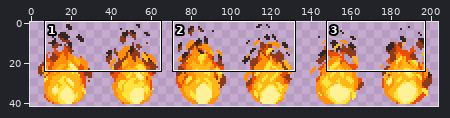
A sprite sheet gets an edit: data/textures/decorations/character_on_flames.png. The picture above shows the old version from afar; the outline marks the close-up.
Close-up. Before the commit:
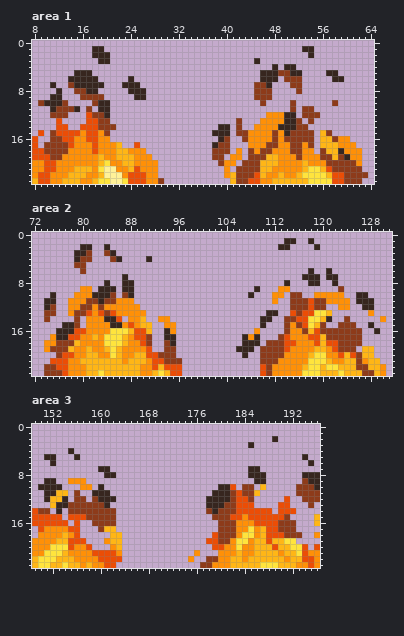
The file is 204x42 pixels. Shown: area 1: x 8..64, y 0..23; area 2: x 72..131, y 0..23; area 3: x 149..196, y 0..23.
Once edited:
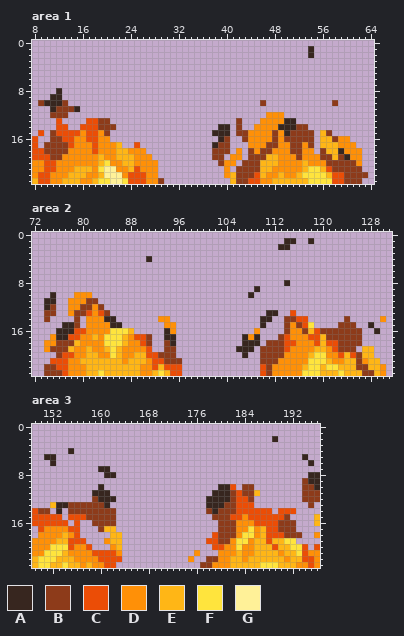
Palette (. is transparent): A #37261f  B #8d3b1a  C #eb4d06  D #ff9007  E #ffb616  F #ffe43d  G #fff198
From old to new:
--- area 1
@@ x 8..64 @@
  0 .........................................................
- 1 ..........AA.................................AA..........
- 2 ..........AAA.................................A..........
- 3 ...........AA........................A...................
- 4 ........................................A.AA.............
- 5 .......AAA............................AAABBAA....AA......
- 6 ......AAAAA.....A.....................AAA.BBB.....AA.....
- 7 ...A..BAAAAA...AAA...................BBA...BB............
- 8 ....A..BBAA.....AAA..................BBB....B............
- 9 ...AA...BBBB.....AA..................BBB.................
-10 .BAAAB....BAA.........................B....B......B......
-11 ...ABBBA.B.AA..............................B.BB..........
-12 ...BBB...CBBA..........................DDDAA.BBB.........
-13 ....C....CCBB.....................B...DDDDAAB.B..........
+ 1 ..............................................A..........
+ 2 ..............................................A..........
+ 3 .........................................................
+ 4 .........................................................
+ 5 .........................................................
+ 6 .........................................................
+ 7 .........................................................
+ 8 ....A....................................................
+ 9 ...AA....................................................
+10 .BAAAB................................B...........B......
+11 ...ABBBA.................................................
+12 ...BBB.................................DDD...............
+13 ....C....CCBB.....................B...DDDDAA.............
 14 ....CC..CCCBBB.................AA.B..DDDDAAABB...........
--- area 2
@@ x 72..131 @@
  1 ..........................................AA..A.............
- 2 ........AA..A............................AA....A............
- 3 .......AAB..BA..............................................
- 4 .......ABB...BA....A........................................
- 5 .......BB...................................................
- 6 ........B.....................................A..A..........
- 7 ...............A.............................AAA.AA.........
- 8 ............A..AA.........................A...AA..A.........
- 9 ........DD.AAA.AA....................A...DD........B........
-10 ...A...DDDAAAB.BA...................A...DD.BB..DDDDD..AA....
-11 ..AA..DDDBBABBDDD.......................D..BBBCBBDDDD.AAA...
-12 ..AB..DDBBDBDDDDDD.........................BBBCBB..DD..AA...
-13 ..BB..DBBCDCBCDDDDD....................AA..CBCCFFE......D...
-14 ..B....B.DDDAAC.DDE..DD...............AA..BBCCFFEA..B.....D.
-15 .....AAB.DDDDAADCDEE..DD..............A...BDBCFEB..BBB..A...
-16 ....AAACCDDDDFFFECCE..AD.............D....BDDBECBBBBBBB..A..
+ 2 .........................................AA.................
+ 3 ............................................................
+ 4 ...................A........................................
+ 5 ............................................................
+ 6 ............................................................
+ 7 ............................................................
+ 8 ..........................................A.................
+ 9 .....................................A......................
+10 ...A...DDD..........................A.......................
+11 ..AA..DDDBB.................................................
+12 ..AB..DDBBDB................................................
+13 ..BB..DBBCDCB..........................AA..C................
+14 ..B....B.DDDAA.......DD...............AA..BBCC......B.....D.
+15 .....AAB.DDDDAA.......DD..............A...BDBCF....BBB..A...
+16 ....AAACCDDDDFFFE.....AD.............D....BDDBECBBBBBBB..A..
 17 ...DAACCDDEDFFFEDCCB..AA...........ADA...BCDDDCCEBBBBBB.....
--- area 3
@@ x 149..196 @@
  2 ........................................A.......
- 3 ....................................A...........
+ 3 ................................................
  4 ......A.........................................
- 5 ..AA...A.....................................A..
+ 5 ..AA.........................................A..
  6 ...A..........................................A.
- 7 ...........AA.......................AA..........
- 8 ............AA......................AAA......AAA
- 9 ..AA..DDD............................AA......BAA
-10 .AAAA...DD.A...................AAC.BB.E.....BBBA
-11 ..AAEE.B..AAA.................AAABCBBE......BBBB
-12 ..AEEA.BB.BAAA...............AAAABCCB.....C..BBB
-13 ...EAABBBBBBA................AAABBCCC....CC...B.
+ 7 ...........AA...................................
+ 8 ............AA................................AA
+ 9 .............................................BAA
+10 ...........A...................AAC.BB........BBA
+11 ..........AAA.................AAABCBBE.......BBB
+12 ..........BAAA...............AAAABCCB........BBB
+13 ...EAABBBBBBA................AAABBCCC.........B.
 14 CBB.A.BBBBBBBB...............BABBBCCCCCC.CCC....
